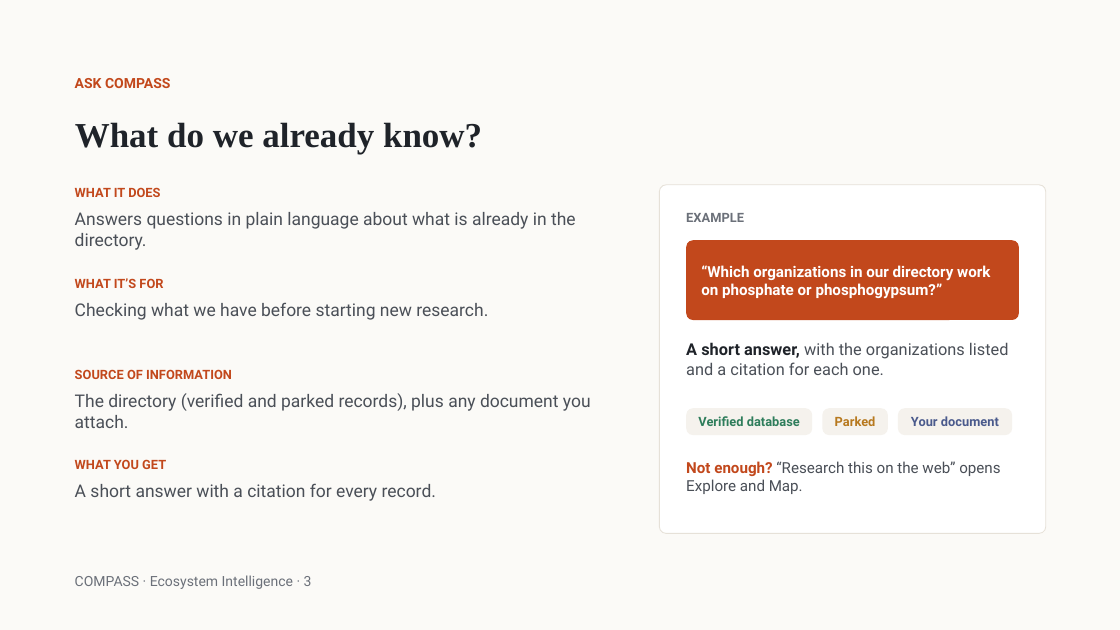
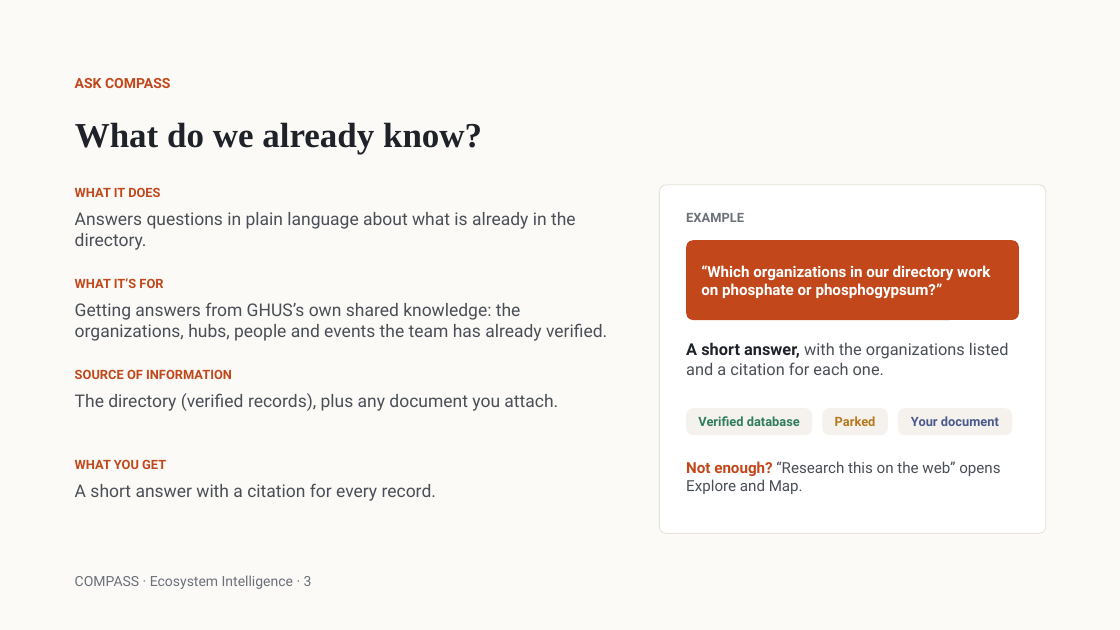
Before and after one commit to nouhailael-dot/Institutional-knowledge-Platform-with-AI-agents, a slide deck: slide 3 of docs/COMPASS - Ask, Explore and Map, Directory.pptx. Drawn at 1120x630 pixels with LibreOffice and Linux fonts; fonts in the diff are those of the drawing. Boxes give left, top, right and bottom in pixels: in the first picture for what was removed or moved away, otherwise in the second. Text is boxed around its words. In the diff, an @@ line names an element or a change of style, - is before the commit and + after.

Commit message:
docs: COMPASS deck, Ask / Explore and Map / Directory slides (3-4 Nov edits)

```diff
--- a/docs/COMPASS - Ask, Explore and Map, Directory.pptx
+++ b/docs/COMPASS - Ask, Explore and Map, Directory.pptx
@@ text at [75,302,607,341]: text changed @@
-Checking what we have before starting new research.
+Getting answers from GHUS’s own shared knowledge: the organizations, hubs, people and events the team has already verified.
@@ text at [75,393,558,411]: text changed @@
-The directory (verified and parked records), plus any document you attach.
+The directory (verified records), plus any document you attach.
```
Also in this commit, not shown: 6 other slides changed.
